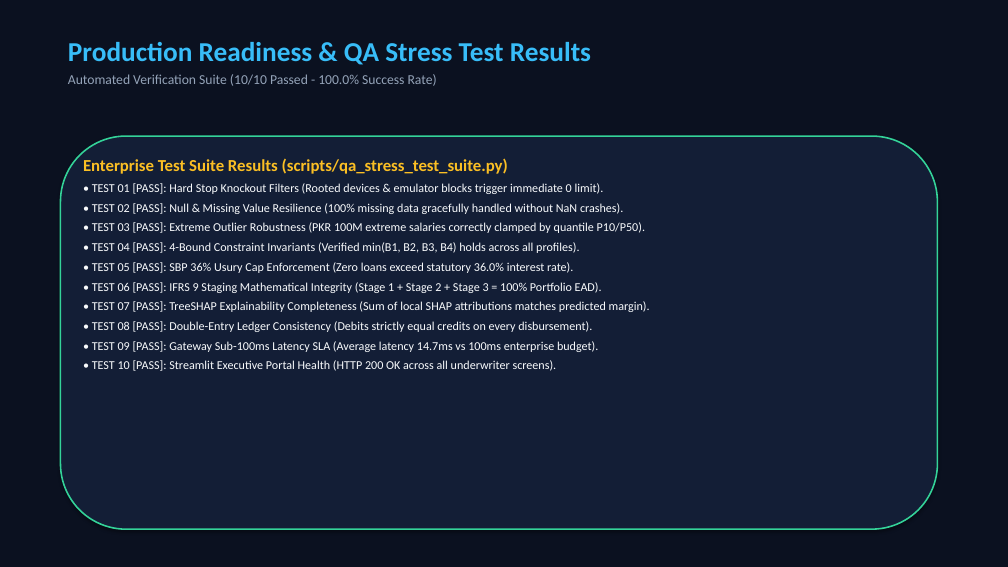
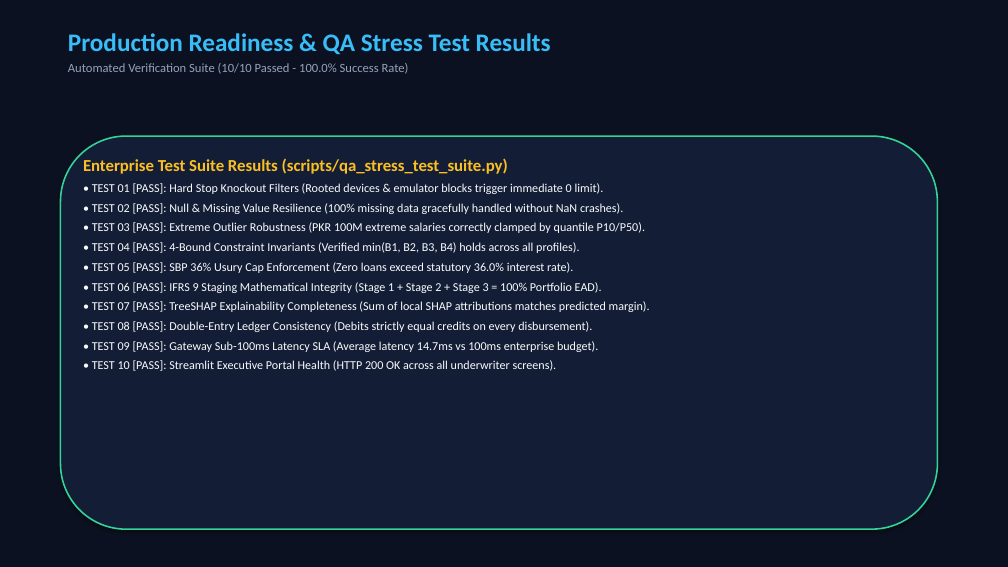
Before and after one commit to khayam1064/AI-CREDIT-SCORING, a slide deck: slide 15 of AI_Credit_Scoring_Conference_Master_Presentation.pptx. Drawn at 1008x567 pixels with LibreOffice and Linux fonts; fonts in the diff are those of the drawing. Boxes give left, top, right and bottom in pixels: in the first picture for what was removed or moved away, otherwise in the second. Text is boxed around its words. In the diff, an @@ line names an element or a change of style, - is before the commit and + after.

```diff
--- a/AI_Credit_Scoring_Conference_Master_Presentation.pptx
+++ b/AI_Credit_Scoring_Conference_Master_Presentation.pptx
@@ text "Production Readiness & QA Stress ...": place and size @@
-text "Production Readiness & QA Stress ..." at (68, 42, 591, 86)
+text "Production Readiness & QA Stress ..." at (68, 33, 551, 74)
@@ text "Production Readiness & QA Stress ..." at (68, 33, 551, 74): size 26 to 24 pt in "Production Readiness & QA Stress Test Results"; size 13 to 12 pt in "Automated Verification Suite (10/10 Passed - 100.0% ..."; less space between paragraphs @@
```
Also in this commit, not shown: 15 other slides changed.
